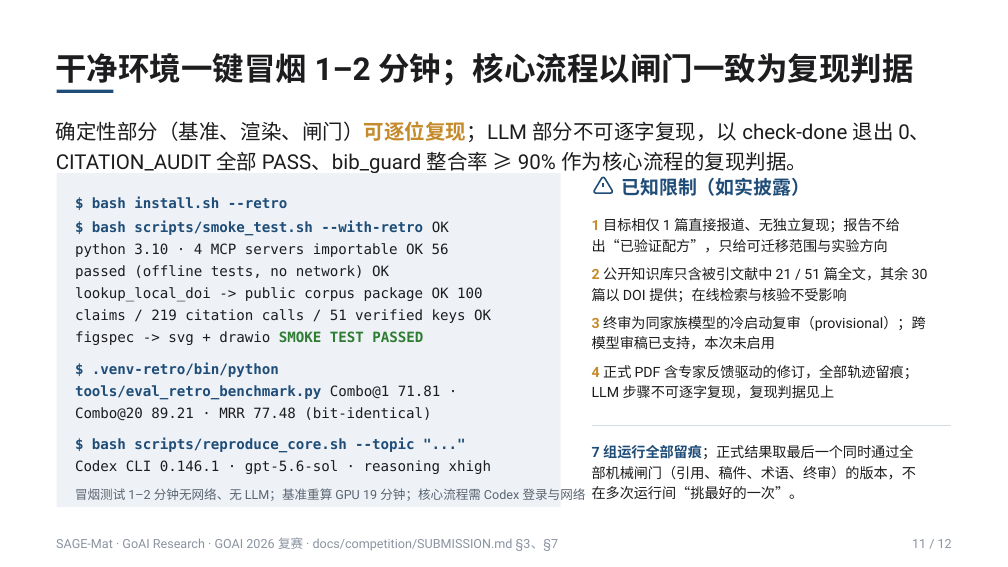
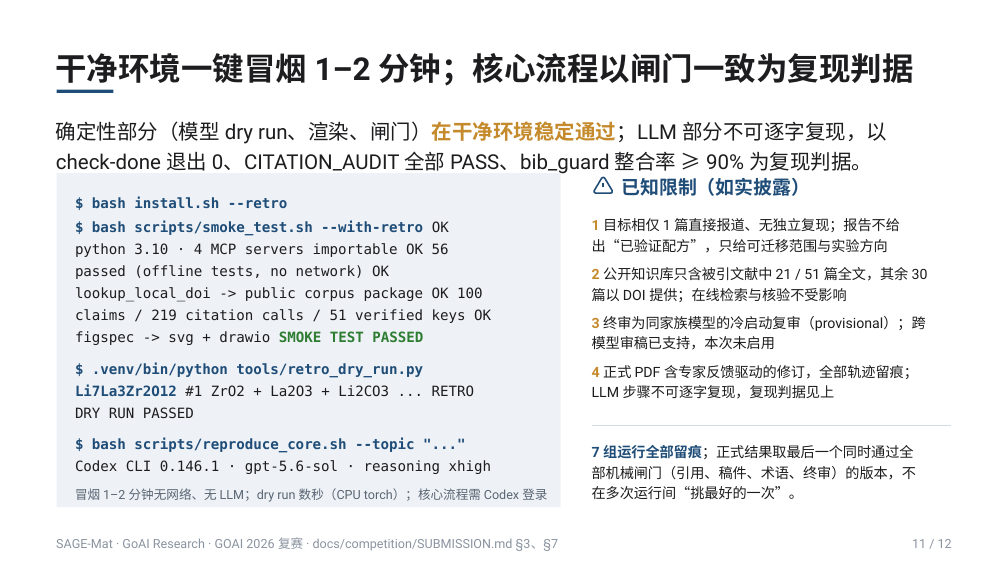
Before and after one commit to asimfish/goai_research, a slide deck: slide 11 of submission/goai_final/deck/SAGE-Mat_复赛方案说明.pptx. Drawn at 1008x567 pixels with LibreOffice and Linux fonts; fonts in the diff are those of the drawing. Boxes give left, top, right and bottom in pixels: in the first picture for what was removed or moved away, otherwise in the second. Text is boxed around its words. In the diff, an @@ line names an element or a change of style, - is before the commit and + after.

Commit message:
refactor: ship the retrosynthesis model as a minimal package with a CPU dry run
Drop the benchmark script and its derived metric files; the retro part now
consists only of the two checkpoints, the minimal load/predict code and the
precursor library. tools/retro_dry_run.py verifies checkpoint hashes and
predicts on CPU; install.sh --retro installs the CPU torch wheel by default
(GOAI_TORCH_INDEX overrides) so the dry run works in a clean environment.
Metrics in the report, deck and SUBMISSION.md are attributed to the shipped
checkpoint evaluation summaries instead of an in-repo recomputation.

```diff
--- a/submission/goai_final/deck/SAGE-Mat_复赛方案说明.pptx
+++ b/submission/goai_final/deck/SAGE-Mat_复赛方案说明.pptx
@@ text at (56,121,887,174): text changed @@
-确定性部分（基准、渲染、闸门）可逐位复现；LLM 部分不可逐字复现，以 check-done 退出 0、CITATION_AUDIT 全部 PASS、bib_guard 整合率 ≥ 90% 作为核心流程的复现判据。
+确定性部分（模型 dry run、渲染、闸门）在干净环境稳定通过；LLM 部分不可逐字复现，以 check-done 退出 0、CITATION_AUDIT 全部 PASS、bib_guard 整合率 ≥ 90% 为复现判据。
@@ text at (75,362,474,418): text changed @@
-$ .venv-retro/bin/python tools/eval_retro_benchmark.py Combo@1 71.81 · Combo@20 89.21 · MRR 77.48 (bit-identical)
+$ .venv/bin/python tools/retro_dry_run.py Li7La3Zr2O12 #1 ZrO2 + La2O3 + Li2CO3 ... RETRO DRY RUN PASSED
@@ text at (75,488,547,502): text changed @@
-冒烟测试 1–2 分钟无网络、无 LLM；基准重算 GPU 19 分钟；核心流程需 Codex 登录与网络
+冒烟 1–2 分钟无网络、无 LLM；dry run 数秒（CPU torch）；核心流程需 Codex 登录
```
Also in this commit, not shown: 2 other slides changed, 28 other files.
